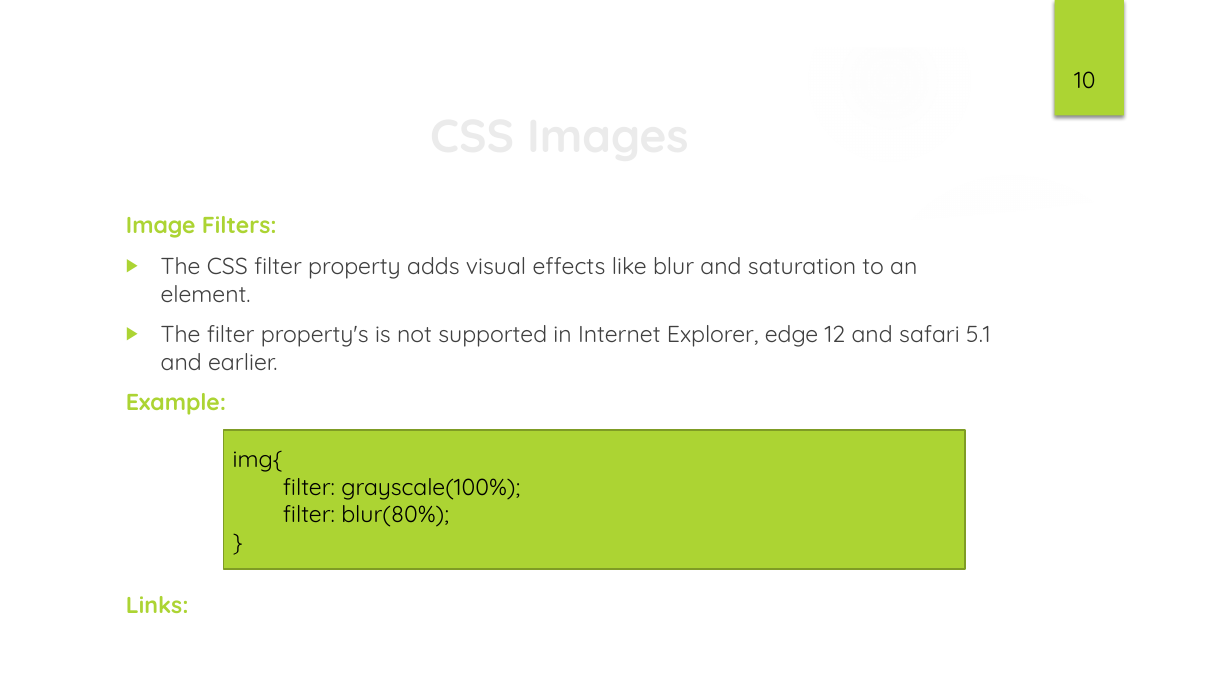
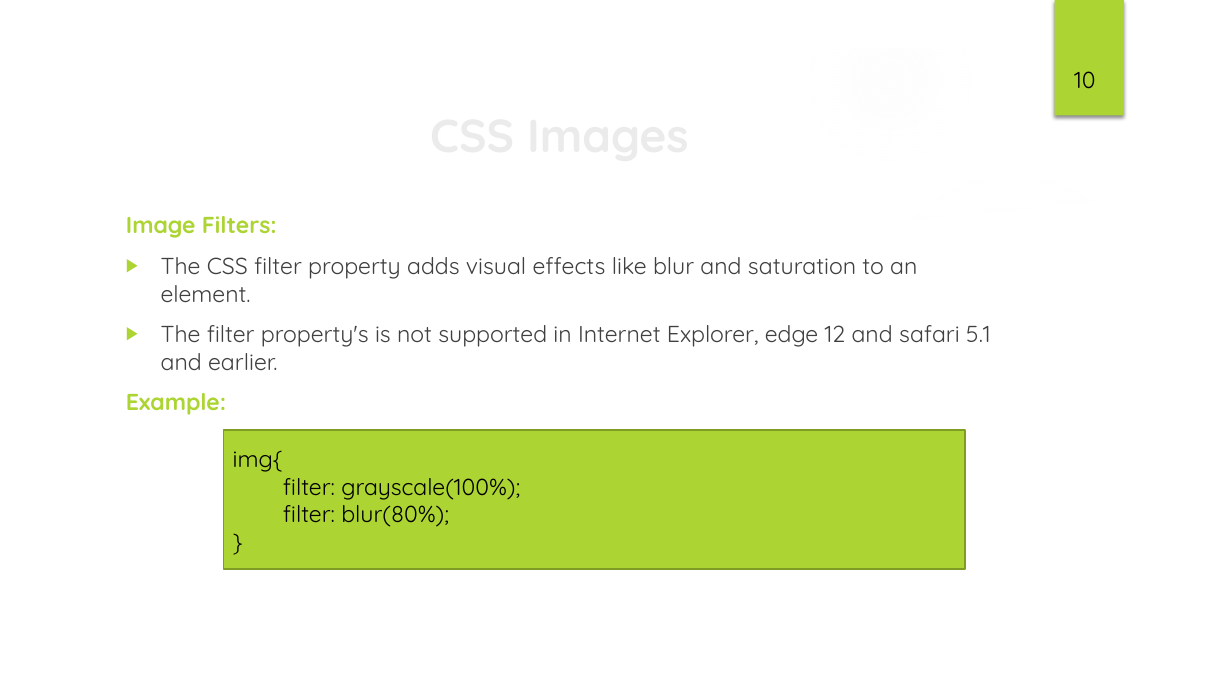
Before and after one commit to PranathiMothe/6-08-Images-and-Animatin, a slide deck: slide 12 of Images & Animation.pptx. Drawn at 1232x693 pixels with LibreOffice and Linux fonts; fonts in the diff are those of the drawing; background and template pictures are left out. Boxes give left, top, right and bottom in pixels: in the first picture for what was removed or moved away, otherwise in the second. Text is boxed around its words. In the diff, an @@ line names an element or a change of style, - is before the commit and + after.

```diff
--- a/Images & Animation.pptx
+++ b/Images & Animation.pptx
@@ text at (x1=126, y1=596, x2=189, y2=614): paragraph removed @@
-Links:
```
Also in this commit, not shown: 3 other slides changed, 1 slide removed.
